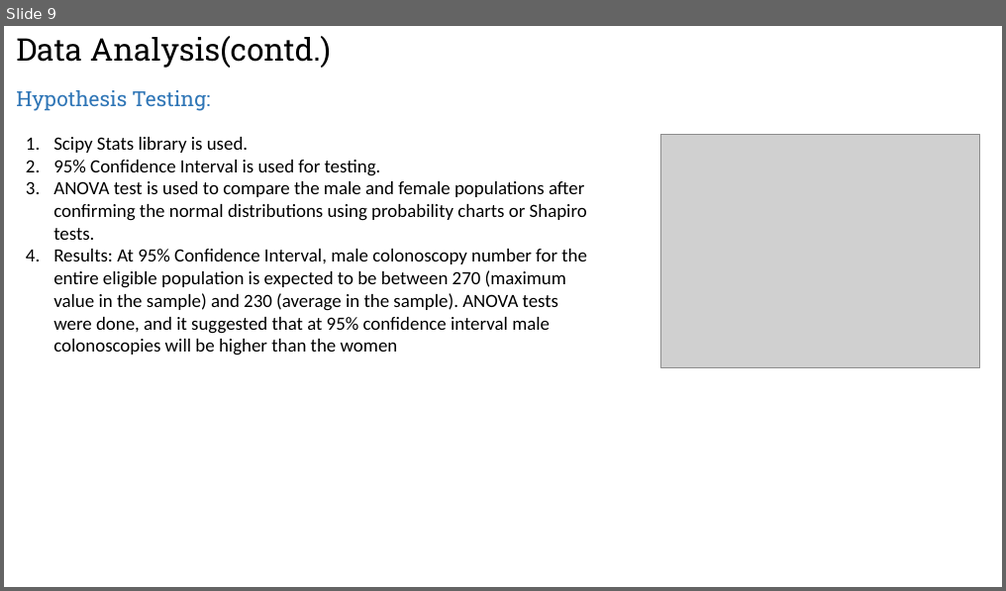
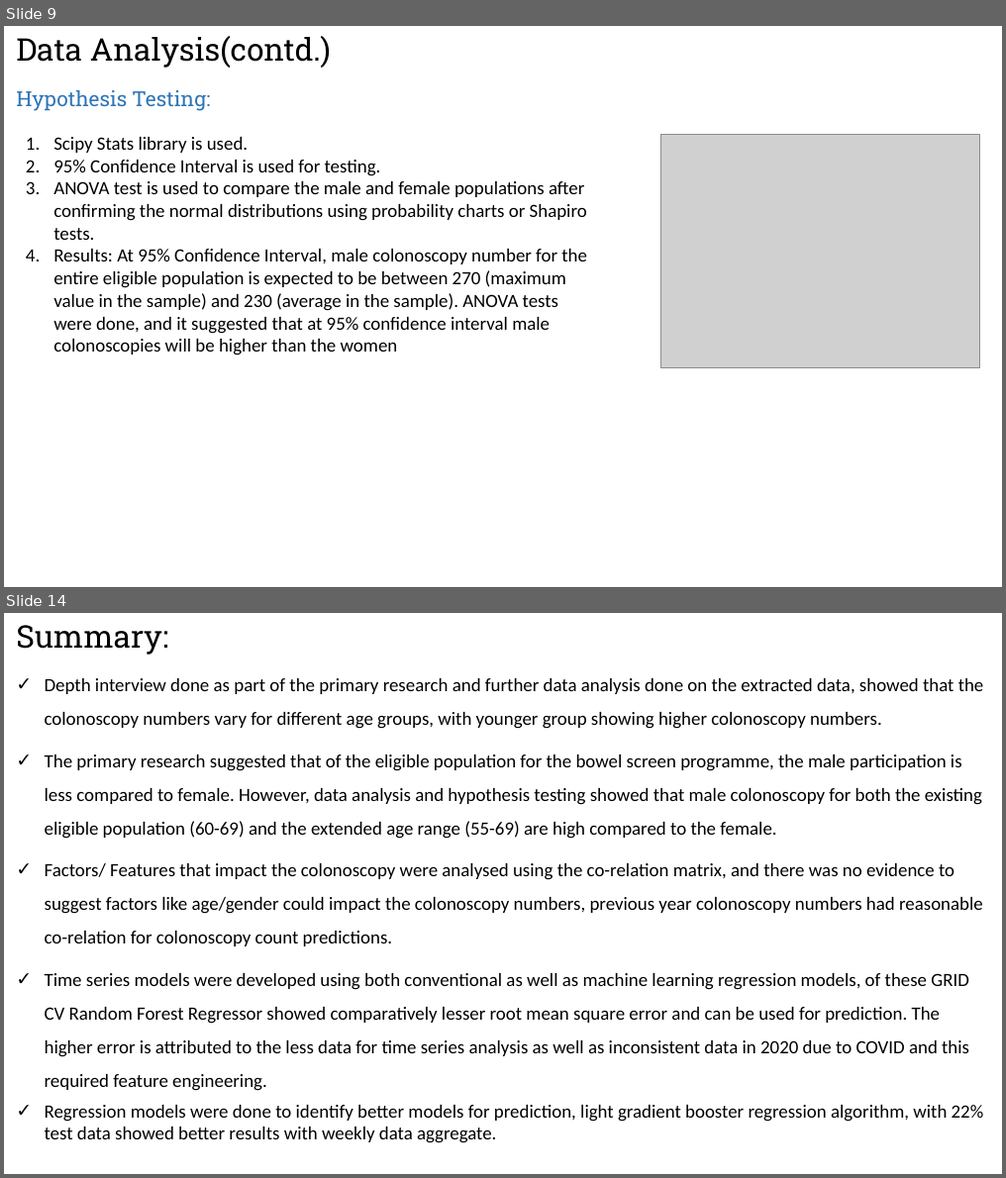
Before and after one commit to raku43/MScDACapstone, a slide deck: PPT_Msc_Capstone.pptx. Shown one above the other, each under a label of ours: slide 9 before the commit, slides 9 and 14 after it; the slides between them are not shown. The pictures are 1006x591 and 1006x1178 pixels, drawn with LibreOffice and Linux fonts; fonts in the diff are those of the drawing; grey boxes stand for pictures. Boxes give left, top, right and bottom in pixels: in the first picture for what was removed or moved away, otherwise in the second. Text is boxed around its words. In the diff, an @@ line names an element or a change of style, - is before the commit and + after.

```diff
--- a/PPT_Msc_Capstone.pptx
+++ b/PPT_Msc_Capstone.pptx
@@ slide 14 added at (x1=4, y1=613, x2=1002, y2=1174), background #FFFFFF @@
@@ text added at (x1=16, y1=625, x2=168, y2=655), 30 pt, text #000000 @@
+Summary:
@@ text added at (x1=45, y1=678, x2=984, y2=1144), 18 pt, text #000000 @@
+✓ Depth interview done as part of the primary research and further data analysis done on the extracted data, showed that the colonoscopy numbers vary for different age groups, with younger group showing higher colonoscopy numbers.
+✓ The primary research suggested that of the eligible population for the bowel screen programme, the male participation is less compared to female. However, data analysis and hypothesis testing showed that male colonoscopy for both the existing eligible population (60-69) and the extended age range (55-69) are high compared to the female.
+✓ Factors/ Features that impact the colonoscopy were analysed using the co-relation matrix, and there was no evidence to suggest factors like age/gender could impact the colonoscopy numbers, previous year colonoscopy numbers had reasonable co-relation for colonoscopy count predictions.
+✓ Time series models were developed using both conventional as well as machine learning regression models, of these GRID CV Random Forest Regressor showed comparatively lesser root mean square error and can be used for prediction. The higher error is attributed to the less data for time series analysis as well as inconsistent data in 2020 due to COVID and this required feature engineering.
+✓ Regression models were done to identify better models for prediction, light gradient booster regression algorithm, with 22% test data showed better results with weekly data aggregate.
```
Also in this commit, not shown: 2 slides changed, 4 other slides added, 1 slide removed.
